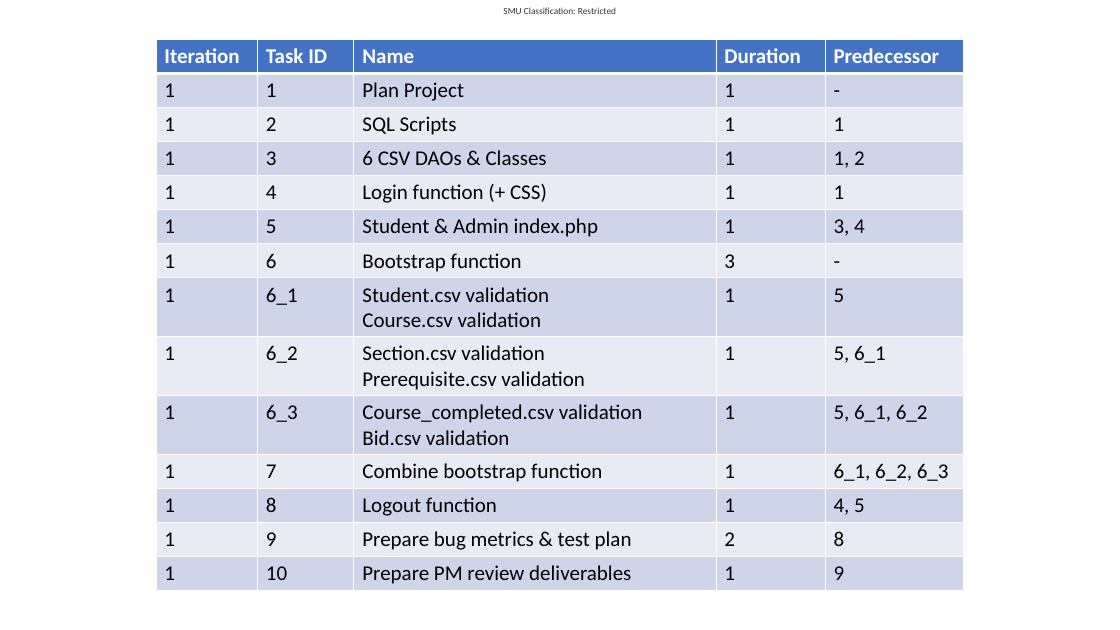
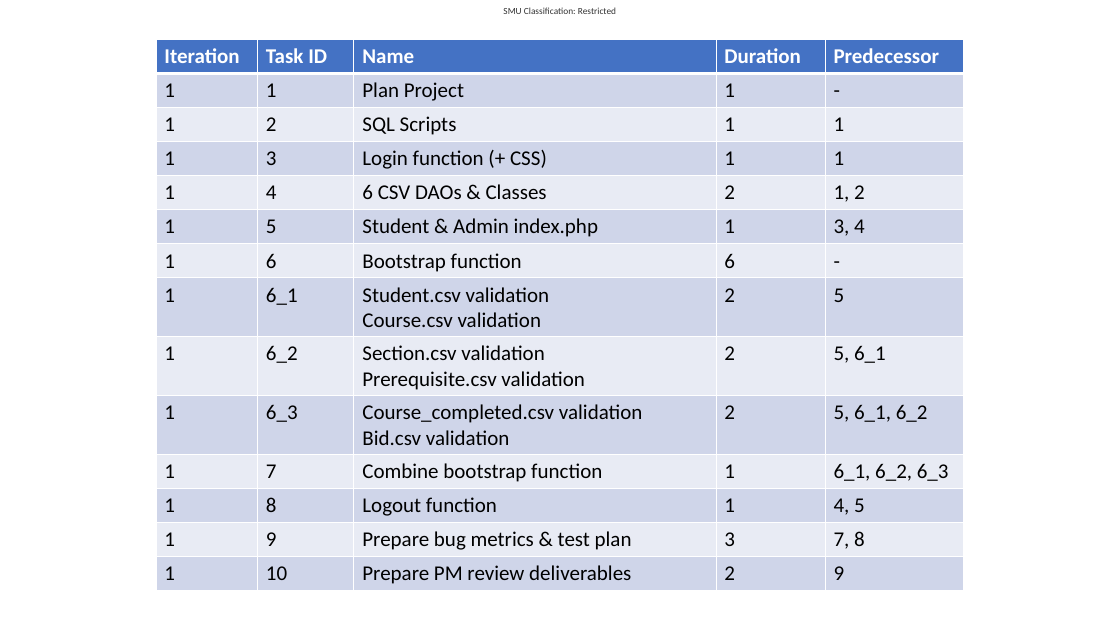
Before and after one commit to weichen-0/Bidding-Online-System, a slide deck: slide 1 of documents/schedule.pptx. Drawn at 1120x630 pixels with LibreOffice and Linux fonts; fonts in the diff are those of the drawing. Boxes give left, top, right and bottom in pixels: in the first picture for what was removed or moved away, otherwise in the second. Text is boxed around its words. In the diff, an @@ line names an element or a change of style, - is before the commit and + after.

```diff
--- a/documents/schedule.pptx
+++ b/documents/schedule.pptx
@@ table at [156, 39, 965, 591] @@
-row 4, column 3: 6 CSV DAOs & Classes
+row 4, column 3: Login function (+ CSS)
-row 4, column 5: 1, 2
+row 4, column 5: 1
-row 5: 1 | 4 | Login function (+ CSS) | 1 | 1
+row 5: 1 | 4 | 6 CSV DAOs & Classes | 2 | 1, 2
-row 7, column 4: 3
+row 7, column 4: 6
-row 8, column 4: 1
+row 8, column 4: 2
-row 9, column 4: 1
+row 9, column 4: 2
-row 10, column 4: 1
+row 10, column 4: 2
-row 13, column 4: 2
+row 13, column 4: 3
-row 13, column 5: 8
+row 13, column 5: 7, 8
-row 14, column 4: 1
+row 14, column 4: 2
```
Also in this commit, not shown: 1 other slide changed, 2 slides added, 1 other file.
